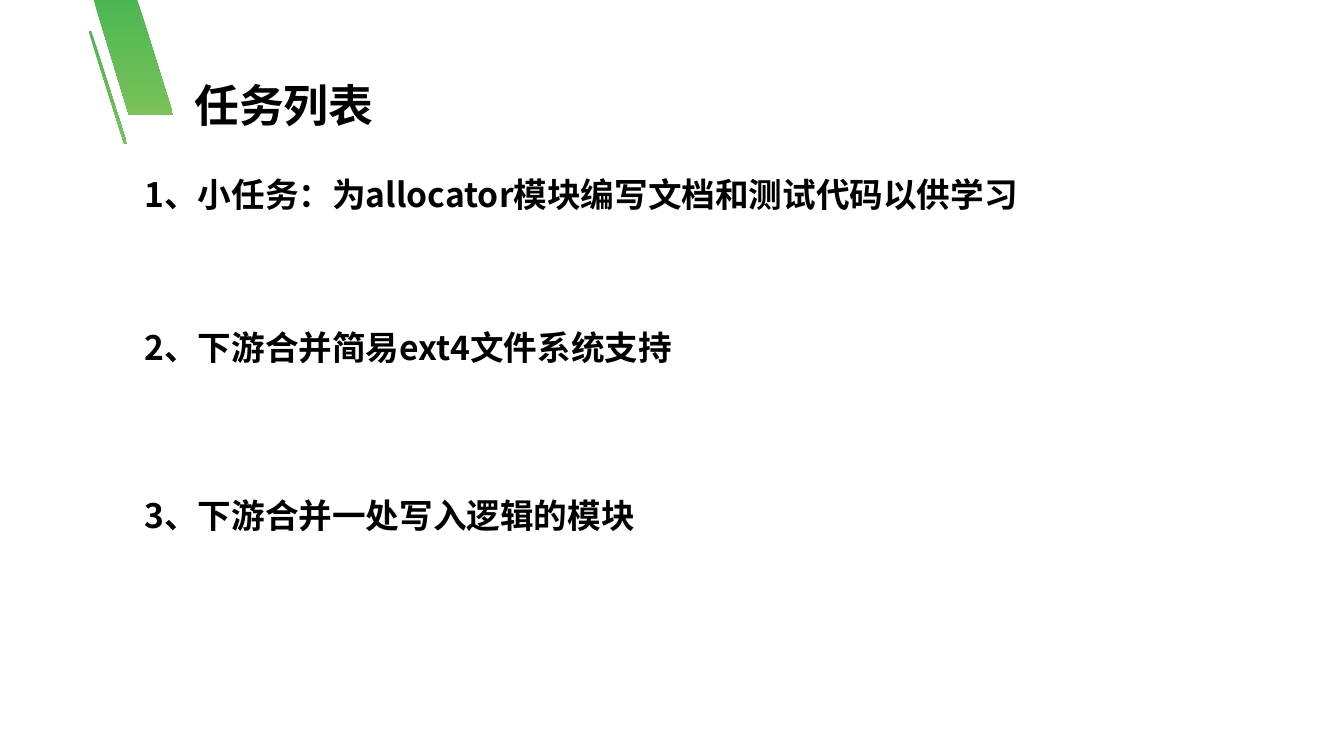
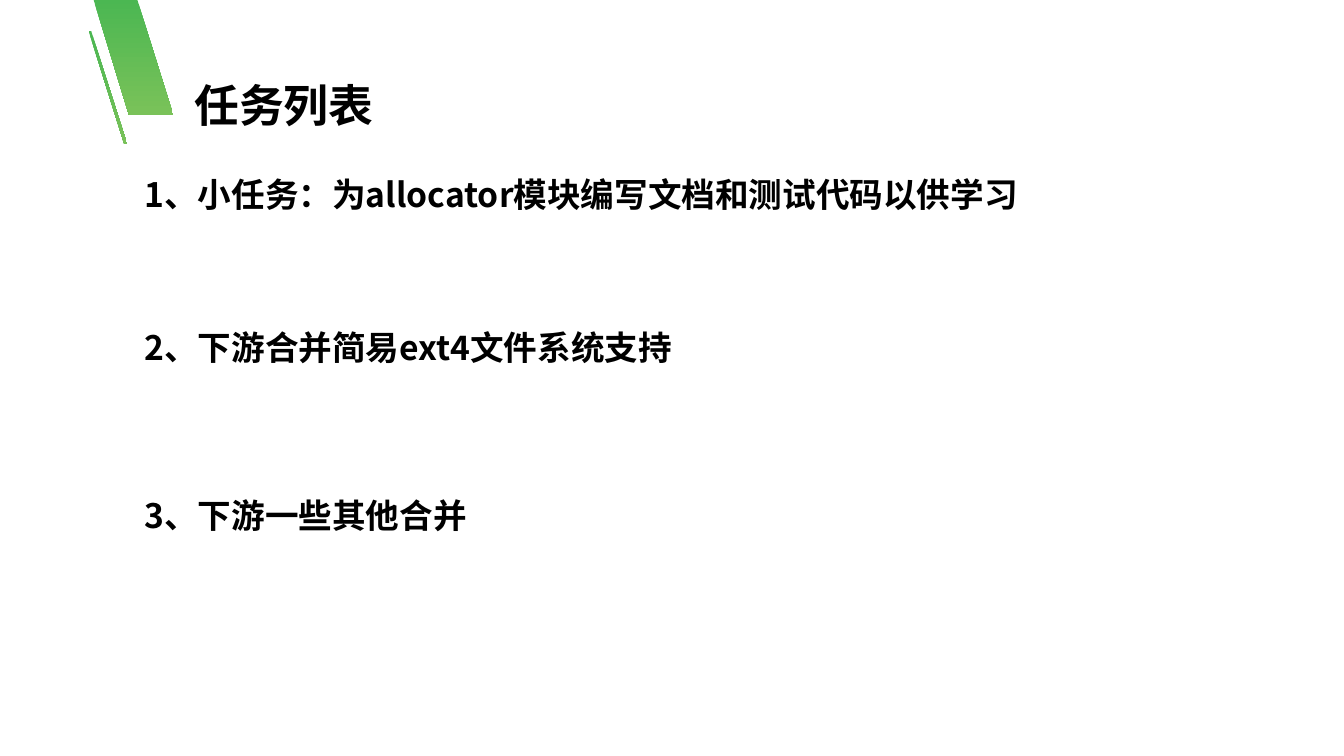
Before and after one commit to numpy1314/arceos-stage4-blog, a slide deck: slide 2 of 谢祖钧阶段四总结(1).pptx. Drawn at 1344x756 pixels with LibreOffice and Linux fonts; fonts in the diff are those of the drawing. Boxes give left, top, right and bottom in pixels: in the first picture for what was removed or moved away, otherwise in the second. Text is boxed around its words. In the diff, an @@ line names an element or a change of style, - is before the commit and + after.

Commit message:
6.21commit

```diff
--- a/谢祖钧阶段四总结(1).pptx
+++ b/谢祖钧阶段四总结(1).pptx
@@ text at (144,499,466,531): text changed @@
-3、下游合并一处写入逻辑的模块
+3、下游一些其他合并
```
Also in this commit, not shown: 3 other slides changed, 2 slides added.
